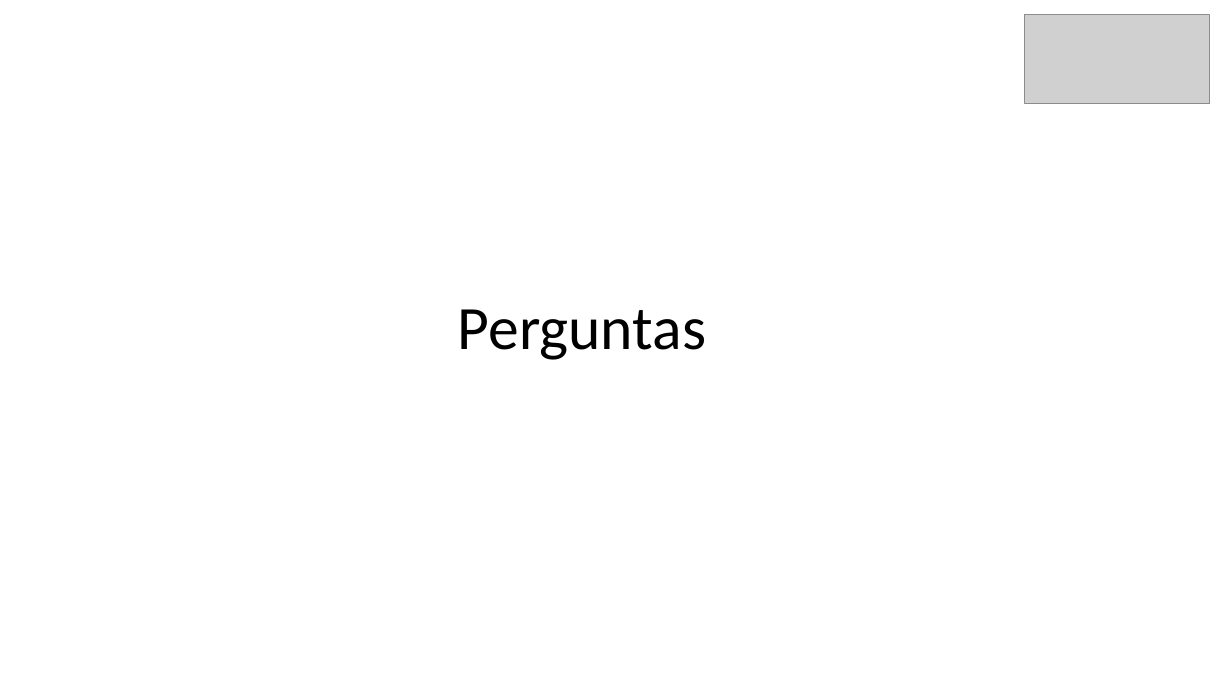
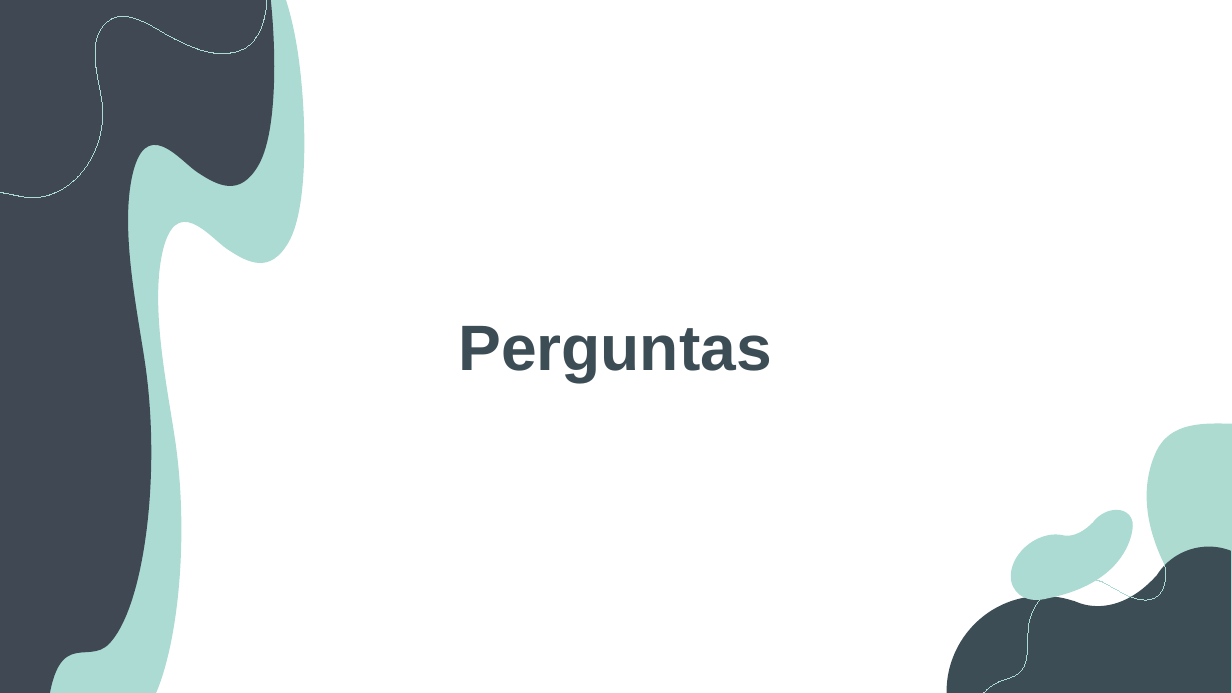
Before and after one commit to BernardoFMF/surf-management-app, a slide deck: slide 12 of docs/demonstracao-progresso.pptx. Drawn at 1232x693 pixels with LibreOffice and Linux fonts; fonts in the diff are those of the drawing; grey boxes stand for pictures. Boxes give left, top, right and bottom in pixels: in the first picture for what was removed or moved away, otherwise in the second. Text is boxed around its words. In the diff, an @@ line names an element or a change of style, - is before the commit and + after.

```diff
--- a/docs/demonstracao-progresso.pptx
+++ b/docs/demonstracao-progresso.pptx
@@ freeform shape added at [0,0,274,693], fill #3F4853 @@
@@ freeform shape added at [0,0,280,324], outline #ACDBD3 0.75 pt @@
@@ freeform shape added at [30,0,305,693], fill #ACDBD3 @@
@@ picture removed at [1025,15,1210,104] @@
@@ freeform shape added at [1071,183,1232,602], fill #ADDBD0 @@
@@ text "Perguntas": place and size @@
-text "Perguntas" at [458,309,706,360]
+text "Perguntas" at [458,326,772,382]
@@ text "Perguntas" at [458,326,772,382]: size 48 to 50 pt, font Calibri to Arial, text colour #000000 to #3D4D55, bold on; line spacing 1 to 0.9 @@
@@ freeform shape added at [898,461,1232,693], fill #3D4D55 @@
@@ freeform shape added at [970,461,1232,693], outline #ACDBD3 0.75 pt @@
@@ freeform shape added at [994,482,1151,627], fill #ACDBD3 @@
```
Also in this commit, not shown: 11 other slides changed.
